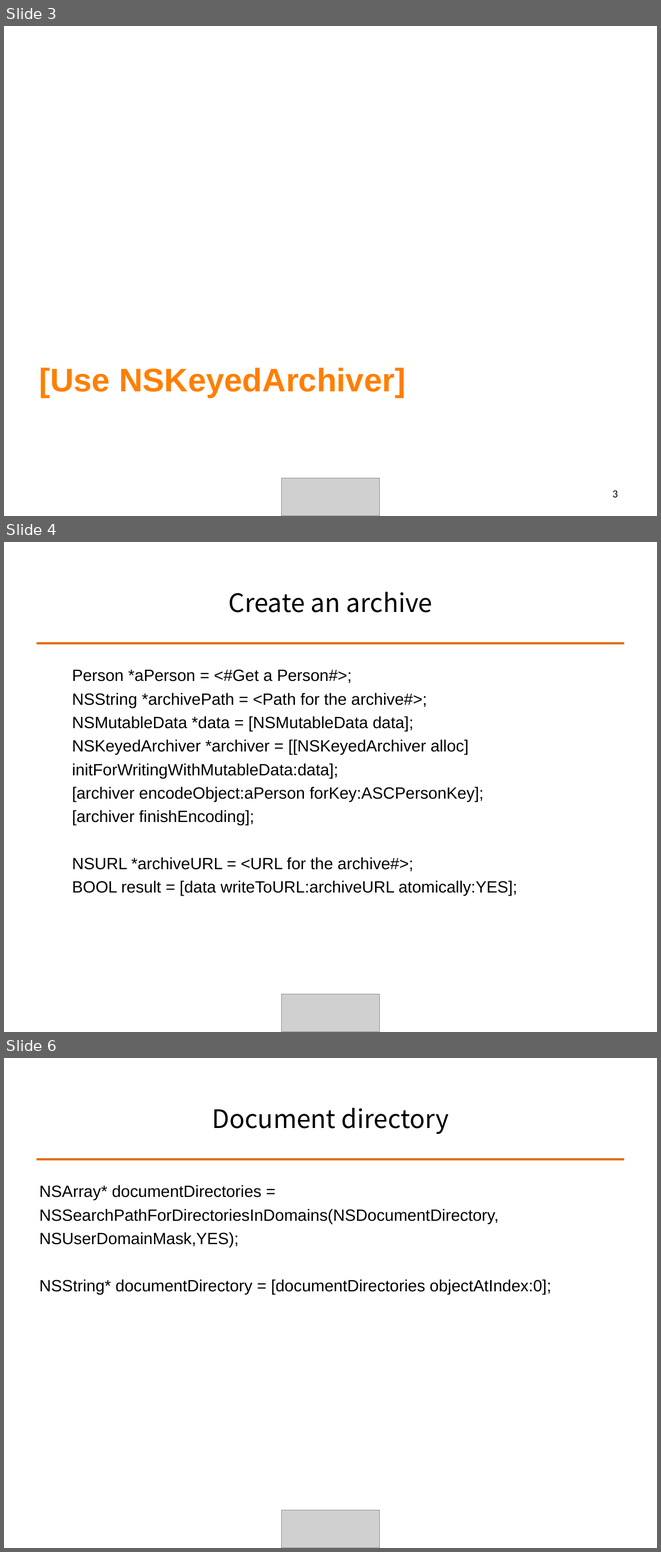
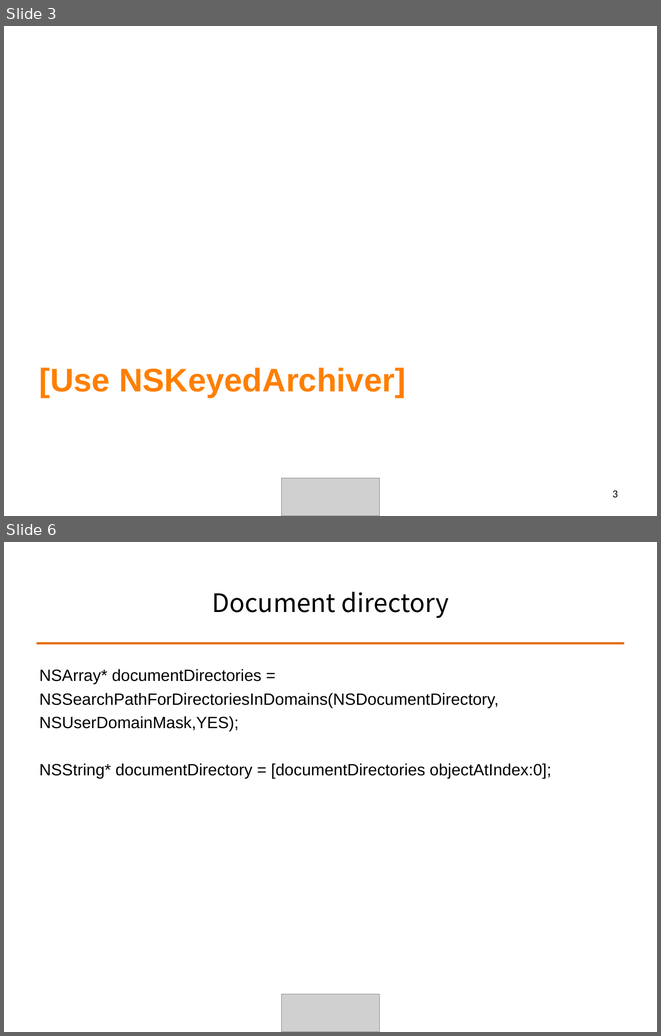
Before and after one commit to ALPHACamp/Camp-3-iOS-Dev, a slide deck: Class presentation/Week3 - Shyne/10-22-2014.ppt. Shown one above the other, each under a label of ours: slides 3, 4 and 6 before the commit, slides 3 and 6 after it; the slides between them are not shown. The pictures are 661x1552 and 661x1036 pixels, drawn with LibreOffice and Linux fonts; fonts in the diff are those of the drawing; grey boxes stand for pictures. Boxes give left, top, right and bottom in pixels: in the first picture for what was removed or moved away, otherwise in the second. Text is boxed around its words. In the diff, an @@ line names an element or a change of style, - is before the commit and + after.

```diff
--- a/Class presentation/Week3 - Shyne/10-22-2014.ppt
+++ b/Class presentation/Week3 - Shyne/10-22-2014.ppt
@@ slide 4 removed at box(4, 542, 657, 1032), background #FFFFFF @@
@@ title removed at box(229, 592, 433, 612) @@
-Create an archive
@@ line removed from (37, 643) to (624, 643) @@
@@ text removed at box(72, 669, 517, 896) @@
-  Person *aPerson = <#Get a Person#>;
-  NSString *archivePath = <Path for the archive#>;
-  NSMutableData *data = [NSMutableData data];
-  NSKeyedArchiver *archiver = [[NSKeyedArchiver alloc] initForWritingWithMutableData:data];
-  [archiver encodeObject:aPerson forKey:ASCPersonKey];
-  [archiver finishEncoding];
-  NSURL *archiveURL = <URL for the archive#>;
-  BOOL result = [data writeToURL:archiveURL atomically:YES];
@@ picture removed at box(282, 994, 379, 1032) @@
```
Also in this commit, not shown: 1 slide changed, 1 slide added, 3 other files.
